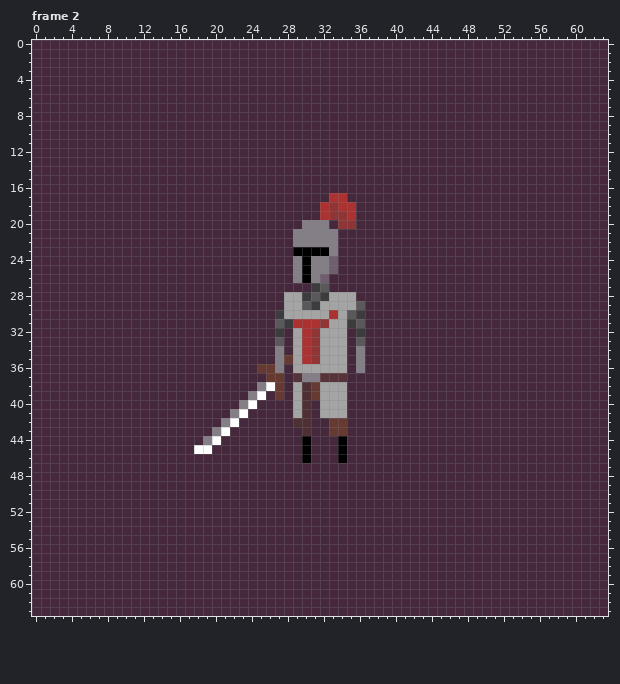
Two states of a pixel-art file, assets/aseprite/human_downscale_idle.ase. Above is the file before it was changed.
64x64 pixels, 4 frames. Shown: frame 2. The commit also changed other frames, which this record leaves out.
After:
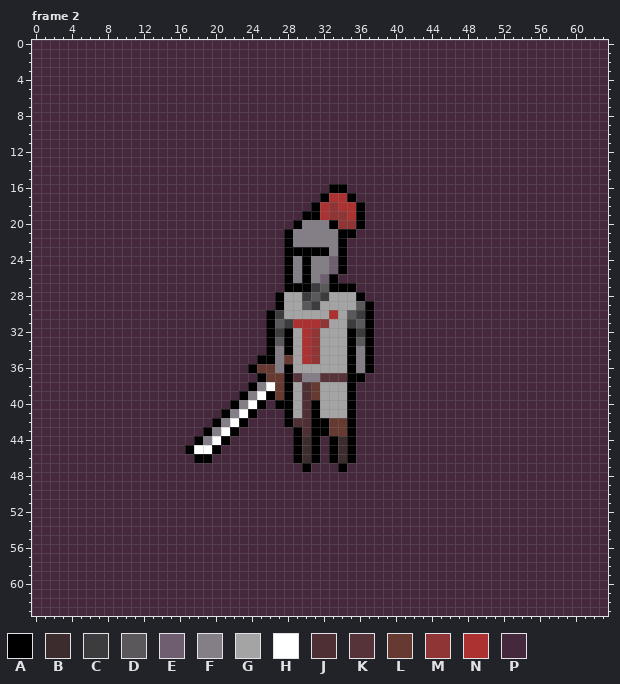
Palette (. is transparent): A #000000  B #3d2c2e  C #3c3b3d  D #5a585b  E #6f5e70  F #847e87  G #a4a4a4  H #ffffff  J #4e2f33  K #563239  L #663931  M #8f3535  N #ac3232  P #45283c
Changes in this commit:
layer "bg/bg" added
layer "bg/outline" added
layer "bg" removed
Frame 2, layers "body/pants", "bg/outline":
The edit turns colour P into colour A in row 16 at x 33 to 34; in row 17 at x 32 and 35; in row 18 at x 31 and 36; in row 19 at x 30 to 31 and 36; in row 20 at x 29, 33 and 36; in row 21 at x 28 and 34 to 35.
The edit turns colour P into colour A in rows 22 to 25 at x 28 and 34; in row 26 at x 28 and 33; in row 27 at x 28 to 30 and 33 to 35; in row 28 at x 27 and 36; in row 29 at x 27 and 37; in rows 30 to 31 at x 26 and 37.
The edit turns colour P into colour A in rows 32 to 34 at x 26, 28, 35 and 37; in row 35 at x 25 to 26, 35 and 37; in row 36 at x 24, 28, 35 and 37; in row 37 at x 25, 28 and 35 to 36; in row 38 at x 24, 28 and 35; in row 39 at x 23, 26, 28 and 35.
The edit turns colour P into colour A in row 40 at x 22, 25, 27 to 28, 31 and 35; in row 41 at x 21, 24, 28, 31 and 35; in row 42 at x 20, 23, 28, 31 to 32 and 35; in row 43 at x 19, 22, 29, 31 to 32 and 35; in row 44 at x 18, 21, 29, 31, 33 and 35; in row 45 at x 17, 20, 29, 31, 33 and 35.
The edit turns colour P into colour A in row 46 at x 18 to 19, 29, 31, 33 and 35; in row 47 at x 30 and 34.
The edit turns colour A into colour B in rows 44 to 46 at x 30 and 34.
Where, in picture pixels (left, top, right, bottom), the same in both pictures:
changed: (185, 184, 374, 472)
